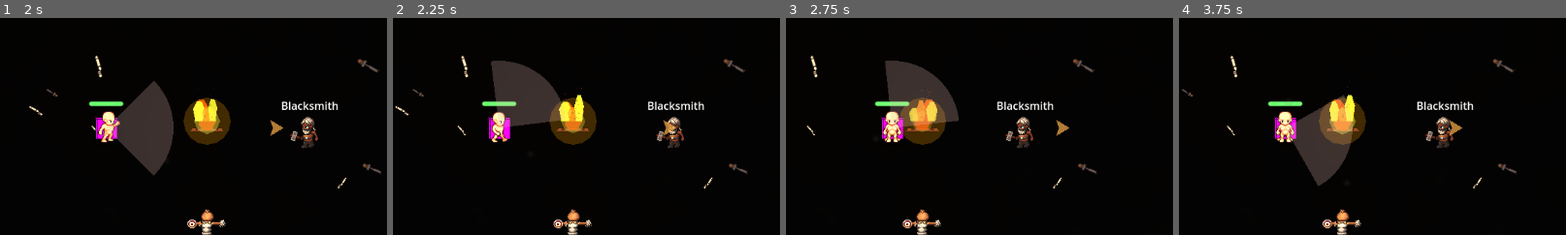
Above: before the commit, frames 1-4 (left to right).
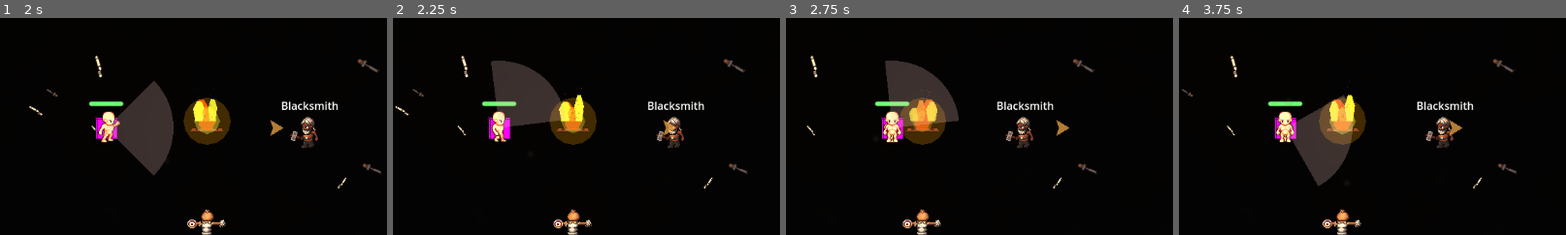
Above: after the commit, the same moments.

Repository: crimes86/godot-combat-game
Game: Godot game, scene res://main.tscn
Same seed, same stepped clock (60 frames per second), same inputs: the game is played once before the commit and once after it.
Inputs (mouse positions are % of the whole screen's width and height, from its top left):
- Up to frame 1 (2 s): tap Enter (ui_accept) at 0.5 s; drag from (62, 97) to (63, 50) at 0.52 s; drag from (30, 55) to (63, 50) at 1.27 s
- Up to frame 2 (2.25 s): move the mouse to (60, 28) at 2.02 s; hold D (move_right) from 2.03 s (still down); hold F from 2.03 s (still down)
- Up to frame 3 (2.75 s): keep holding D (move_right); keep holding F; tap G at 2.3 s
- Up to frame 4 (3.75 s): release D (move_right) at 2.75 s; release F at 2.75 s; drag from (45, 70) to (67, 50) at 2.77 s; move the mouse to (80, 65) at 3.52 s; hold A (move_left) from 3.53 s (still down); tap I at 3.6 s
The pictures show only the part of the screen within x 36-86%, y 25-75%; the shares and areas given below are measured in that part.

Frame 1 is identical in both runs. In frame 2, 0.3% of the frame differs, in the area x 25-30%, y 42-58%; in frame 3, less than 0.1%; in frame 4, less than 0.1%.

Commit message:
FIX: Rewrite SimpleLPCSprite to use Image.blit_rect() like working skeletons
CRITICAL FIX: The pink boxes were caused by using AtlasTexture/region_rect
instead of the working Enemy.gd approach.

Changes:
- Back to extending AnimatedSprite2D (not Sprite2D)
- Use texture.get_image() to get Image data
- Use Image.create() + Image.blit_rect() to extract frames
- Create ImageTexture from blitted frames
- Add frames to SpriteFrames - EXACTLY like Enemy.gd does

This is the EXACT same approach that works for skeleton enemies.
The key difference: creating new Image objects for each frame instead
of using AtlasTexture regions.

Updated Player.gd:
- Reverted update_lpc_animation to check animation.begins_with()
- Fixed _on_attack_animation_finished to work with AnimatedSprite2D
- Removed Sprite2D-specific debug output

🤖 Generated with [Claude Code](https://claude.com/claude-code)

Co-Authored-By: Claude <noreply@anthropic.com>

Diff:
--- a/scripts/SimpleLPCSprite.gd
+++ b/scripts/SimpleLPCSprite.gd
@@ -1,16 +1,11 @@
-extends Sprite2D
+extends AnimatedSprite2D
 class_name SimpleLPCSprite
 
 ## Simple LPC sprite handler with row-based directions
 ## NO SPRITE FLIPPING - uses correct row for each direction
+## Uses the SAME approach as working Enemy.gd skeleton code
 
 # Direction to row mapping (LPC standard)
-# LPC sprites use simple row-based directions:
-# - Row 0 = north/up
-# - Row 1 = west/left
-# - Row 2 = south/down
-# - Row 3 = east/right
-# All animation types (walk, slash, hurt) use these same rows
 const DIRECTION_ROWS = {
 	"north": 0,  # up
 	"west": 1,   # left
@@ -20,125 +15,84 @@
 
 # Current state
 var current_direction := "south"
-var current_animation := "idle"
-var current_frame := 0
-var animation_timer := 0.0
-var animation_speed := 10.0  # FPS
-var is_playing := false
-var loop := true
-
-# Textures
-var walk_texture: Texture2D
-var slash_texture: Texture2D
-var hurt_texture: Texture2D
-
-# Animation data
-var animation_frames := {
-	"walk": {"frames": [1, 2, 3, 4, 5, 6, 7, 8], "fps": 10.0, "loop": true},
-	"idle": {"frames": [0], "fps": 1.0, "loop": true},
-	"slash": {"frames": [0, 1, 2, 3, 4, 5], "fps": 12.0, "loop": false},
-	"hurt": {"frames": [0, 1, 2, 3, 4, 5], "fps": 10.0, "loop": false}
-}
-
-signal animation_finished
 
 func setup_lpc_sprite(walk_tex: Texture2D, slash_tex: Texture2D = null, hurt_tex: Texture2D = null):
-	"""Setup LPC sprite with standard walk/slash/hurt textures"""
+	"""Setup LPC sprite with standard walk/slash/hurt textures - EXACTLY like Enemy.gd"""
 	print("SimpleLPCSprite.setup_lpc_sprite() called")
 	print("  walk_texture: ", walk_tex, " size: ", walk_tex.get_size() if walk_tex else "null")
 	print("  slash_texture: ", slash_tex, " size: ", slash_tex.get_size() if slash_tex else "null")
 	print("  hurt_texture: ", hurt_tex, " size: ", hurt_tex.get_size() if hurt_tex else "null")
 
-	# Store textures
-	walk_texture = walk_tex
-	slash_texture = slash_tex
-	hurt_texture = hurt_tex
+	sprite_frames = SpriteFrames.new()
 
-	# Enable region and set initial state
-	region_enabled = true
-	texture = walk_texture
+	# Create walk animations using Image.blit_rect() like skeletons do
+	if walk_tex:
+		var walk_img = walk_tex.get_image()
+		print("  Creating walk/idle animations from image...")
 
-	# Start with idle south (row 2, frame 0)
-	current_animation = "idle"
-	current_direction = "south"
-	current_frame = 0
-	update_sprite_region()
+		# Walk animations - 4 rows (north/west/south/east), frames 1-8
+		for dir_name in DIRECTION_ROWS.keys():
+			var row = DIRECTION_ROWS[dir_name]
+			create_animation_from_image(walk_img, "walk_" + dir_name, row, 8, [1, 2, 3, 4, 5, 6, 7, 8], 10.0, true)
+			create_animation_from_image(walk_img, "idle_" + dir_name, row, 1, [0], 1.0, true)
 
-	print("  ✅ Sprite setup complete - region: ", region_rect)
+		print("  Walk/idle animations created")
+
+	# Create slash animations
+	if slash_tex:
+		var slash_img = slash_tex.get_image()
+		print("  Creating slash animations from image...")
+
+		for dir_name in DIRECTION_ROWS.keys():
+			var row = DIRECTION_ROWS[dir_name]
+			create_animation_from_image(slash_img, "slash_" + dir_name, row, 6, [0, 1, 2, 3, 4, 5], 12.0, false)
+
+		print("  Slash animations created")
+
+	# Create hurt animation (single direction - south/row 2)
+	if hurt_tex:
+		var hurt_img = hurt_tex.get_image()
+		print("  Creating hurt animation from image...")
+		create_animation_from_image(hurt_img, "hurt", 2, 6, [0, 1, 2, 3, 4, 5], 10.0, false)
+
+	# Start with idle_south
+	print("  Starting idle_south animation...")
+	if sprite_frames.has_animation("idle_south"):
+		play("idle_south")
+		print("  ✅ SimpleLPCSprite setup complete!")
+	else:
+		print("  ERROR: idle_south animation not found!")
+
+func create_animation_from_image(img: Image, anim_name: String, row: int, frame_count: int, frame_indices: Array, fps: float, loop: bool):
+	"""Create animation from spritesheet using Image.blit_rect() - EXACTLY like Enemy.gd create_skeleton_animation()"""
+	sprite_frames.add_animation(anim_name)
+	sprite_frames.set_animation_loop(anim_name, loop)
+	sprite_frames.set_animation_speed(anim_name, fps)
+
+	for frame_idx in frame_indices:
+		# Create new 64x64 image for this frame
+		var frame_img = Image.create(64, 64, false, Image.FORMAT_RGBA8)
+		# Blit the region from the source image
+		frame_img.blit_rect(img, Rect2i(frame_idx * 64, row * 64, 64, 64), Vector2i(0, 0))
+		# Convert to texture
+		var frame_texture = ImageTexture.create_from_image(frame_img)
+		# Add to sprite frames
+		sprite_frames.add_frame(anim_name, frame_texture)
 
 func play_lpc_animation(anim_name: String, direction: String):
 	"""Play animation with direction - NO FLIPPING!"""
-	if not animation_frames.has(anim_name):
-		push_warning("Unknown animation: " + anim_name)
-		return
+	current_direction = direction
 
-	current_animation = anim_name
-	current_direction = direction
-	current_frame = 0
-	animation_timer = 0.0
-
-	var anim_data = animation_frames[anim_name]
-	animation_speed = anim_data["fps"]
-	loop = anim_data["loop"]
-	is_playing = true
-
-	# Switch texture based on animation
-	if anim_name == "slash" and slash_texture:
-		texture = slash_texture
-	elif anim_name == "hurt" and hurt_texture:
-		texture = hurt_texture
+	# Check if this animation has directions
+	var anim_key = anim_name + "_" + direction
+	if sprite_frames and sprite_frames.has_animation(anim_key):
+		play(anim_key)
+	elif sprite_frames and sprite_frames.has_animation(anim_name):
+		# Animation without directions (like hurt)
+		play(anim_name)
 	else:
-		texture = walk_texture
-
-	update_sprite_region()
-
-func update_sprite_region():
-	"""Update the sprite region to show the current frame"""
-	if not texture:
-		return
-
-	var row = DIRECTION_ROWS[current_direction]
-	var anim_data = animation_frames[current_animation]
-	var frame_list = anim_data["frames"]
-	var actual_frame = frame_list[current_frame]
-
-	region_rect = Rect2(actual_frame * 64, row * 64, 64, 64)
-
-func _process(delta):
-	"""Handle animation frame updates"""
-	if not is_playing:
-		return
-
-	animation_timer += delta
-	var frame_time = 1.0 / animation_speed
-
-	if animation_timer >= frame_time:
-		animation_timer = 0.0
-		var anim_data = animation_frames[current_animation]
-		var frame_list = anim_data["frames"]
-
-		current_frame += 1
-		if current_frame >= frame_list.size():
-			if loop:
-				current_frame = 0
-			else:
-				current_frame = frame_list.size() - 1
-				is_playing = false
-				animation_finished.emit()
-
-		update_sprite_region()
+		push_warning("Animation not found: " + anim_key)
 
 func is_lpc_animation_playing() -> bool:
 	"""Check if animation is currently playing"""
-	return is_playing
-
-func play(anim_name: String = ""):
-	"""Compatibility wrapper for play()"""
-	if anim_name != "":
-		# Try to extract direction from name
-		if "_" in anim_name:
-			var parts = anim_name.split("_")
-			play_lpc_animation(parts[0], parts[1])
-		else:
-			play_lpc_animation(anim_name, current_direction)
-	is_playing = true
+	return is_playing()
--- a/scripts/player/Player.gd
+++ b/scripts/player/Player.gd
@@ -390,7 +390,7 @@
 		return
 
 	# Don't interrupt attack animations
-	if character_sprite.current_animation == "slash" and character_sprite.is_lpc_animation_playing():
+	if character_sprite.animation and character_sprite.animation.begins_with("slash_") and character_sprite.is_playing():
 		return
 
 	# Get direction (down/up/left/right from old system)
@@ -837,7 +837,7 @@
 		return
 
 	# Only process if we just finished an attack animation
-	if character_sprite.current_animation != "slash":
+	if not character_sprite.animation or not character_sprite.animation.begins_with("slash_"):
 		return
 
 	# Return to idle in current facing direction
@@ -954,17 +954,6 @@
 
 	add_child(character_sprite)
 
-	# DEBUG: Verify sprite is visible
-	print("  🔍 Sprite debug:")
-	print("    - Node exists: ", character_sprite != null)
-	print("    - Visible: ", character_sprite.visible)
-	print("    - Modulate: ", character_sprite.modulate)
-	print("    - Texture: ", character_sprite.texture)
-	print("    - Region enabled: ", character_sprite.region_enabled)
-	print("    - Region rect: ", character_sprite.region_rect)
-	print("    - Position: ", character_sprite.position)
-	print("    - Z-index: ", character_sprite.z_index)
-
 	# Connect animation_finished signal
 	if not character_sprite.animation_finished.is_connected(_on_attack_animation_finished):
 		character_sprite.animation_finished.connect(_on_attack_animation_finished)
Not shown, changed: .claude/settings.local.json
